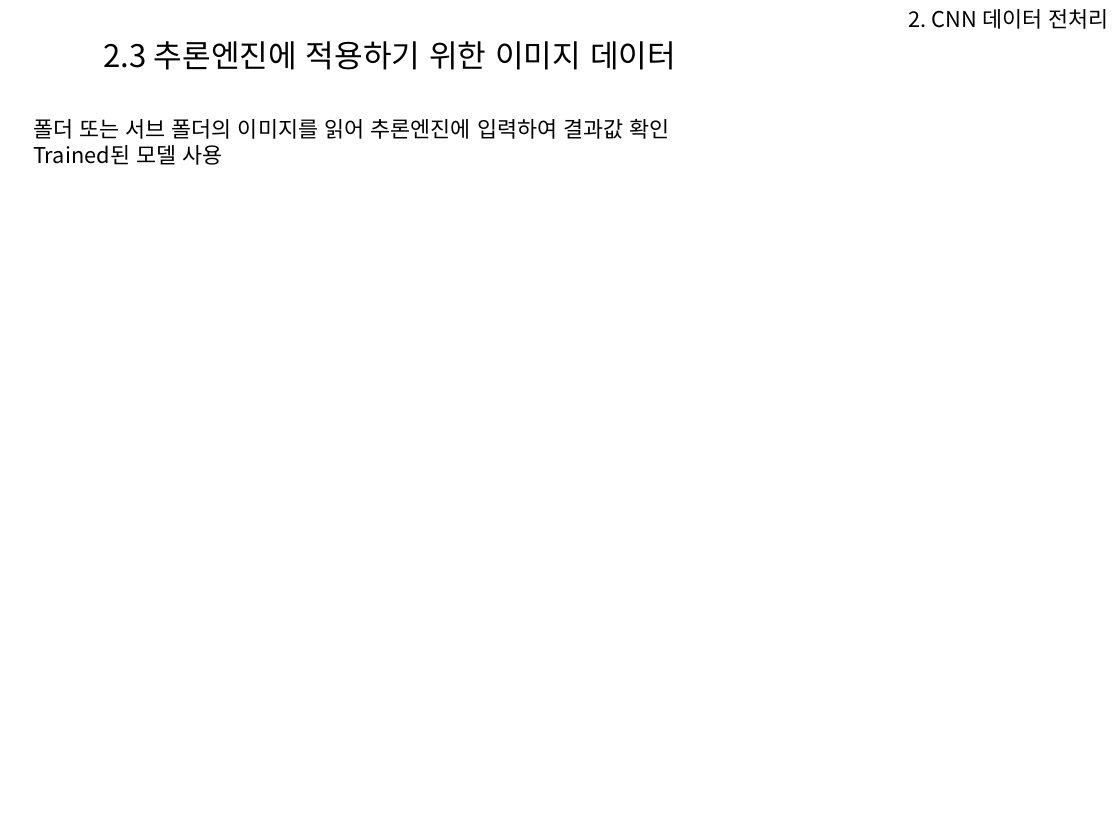
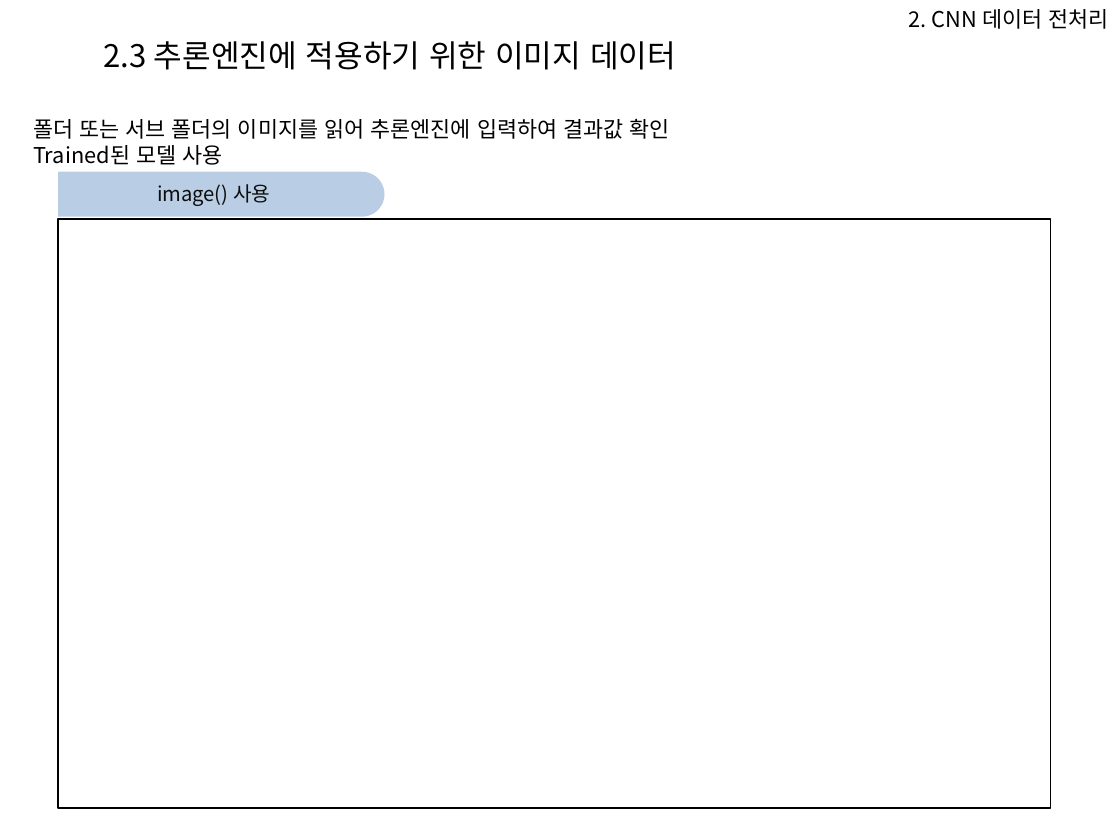
Before and after one commit to Heechul90/Preprocessing, a slide deck: slide 13 of 파이썬 전처리 코드 모듈화 설명.pptx. Drawn at 1120x840 pixels with LibreOffice and Linux fonts; fonts in the diff are those of the drawing; background and template pictures are left out. Boxes give left, top, right and bottom in pixels: in the first picture for what was removed or moved away, otherwise in the second. Text is boxed around its words. In the diff, an @@ line names an element or a change of style, - is before the commit and + after.

```diff
--- a/파이썬 전처리 코드 모듈화 설명.pptx
+++ b/파이썬 전처리 코드 모듈화 설명.pptx
@@ round same rect added at (x1=59, y1=172, x2=385, y2=217), fill #B9CDE5 @@
@@ rectangle added at (x1=60, y1=172, x2=367, y2=214), fill #B9CDE5, 13 pt, text #0D0D0D @@
+image() 사용
@@ rectangle added at (x1=58, y1=218, x2=1051, y2=808), outline #000000 1 pt @@
```
Also in this commit, not shown: 4 other slides changed, 2 slides added, 12 other files.
